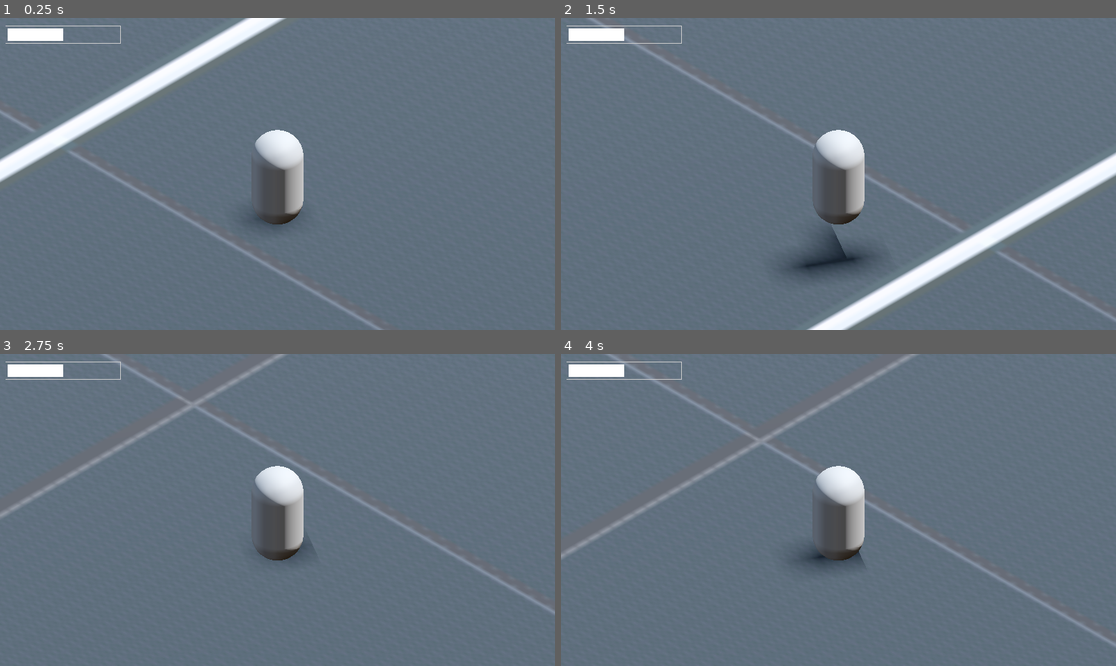
Above: before the commit, frames 1-4 (two rows, left to right).
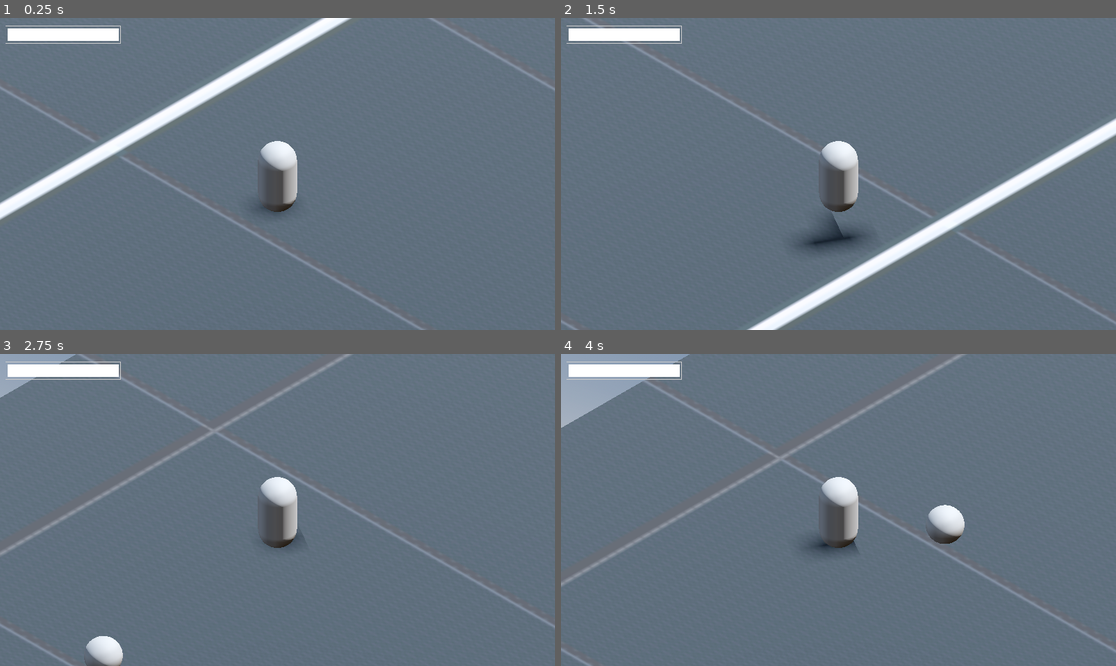
Above: after the commit, the same moments.

Repository: yashGhela/blame
Game: Godot game, scene res://levels/lab.tscn
Same seed, same stepped clock (60 frames per second), same inputs: the game is played once before the commit and once after it. The project has no main scene, so this scene is started directly.
Inputs (mouse positions are in pixels of both pictures, inside the frame that each line leads up to):
- Up to frame 1 (0.25 s): no input
- Up to frame 2 (1.5 s): tap Enter at 0.5 s; move the mouse to (810, 236) at 0.52 s; hold E (interact, bound only after the commit) 0.53-1.28 s; hold W (forward) from 0.53 s (still down); tap Space (jump) at 0.77 s; move the mouse to (1005, 220) at 1.27 s; right-click (1005, 220) at 1.35 s
- Up to frame 3 (2.75 s): tap Space (jump) at 1.52 s; tap E (interact, bound only after the commit) at 1.55 s; move the mouse to (111, 463) at 2.02 s; release W (forward) at 2.03 s; hold A (left) from 2.03 s (still down); hold E (interact, bound only after the commit) from 2.03 s (still down)
- Up to frame 4 (4 s): move the mouse to (866, 510) at 2.77 s; release E (interact, bound only after the commit) at 2.78 s; tap E (interact, bound only after the commit) at 2.85 s; tap Space (jump) at 3.02, 3.77 s; move the mouse to (755, 432) at 3.52 s; release A (left) at 3.53 s; hold S (back) from 3.53 s (still down); hold E (interact, bound only after the commit) from 3.53 s (still down); right-click (755, 432) at 3.6 s

The runs differ from the first frame. In frame 1, 9.8% of the frame differs, in the area x 0-100%, y 0-100%; in frame 2, 11%; in frame 3, 5.5%; in frame 4, 7.6%.

Commit message:
I HATE MY OWN CODE

Diff:
--- a/gameplay-elements/dialog_area.tscn
+++ b/gameplay-elements/dialog_area.tscn
@@ -3,10 +3,40 @@
 [ext_resource type="Script" uid="uid://crwfept7jje14" path="res://scripts/dialogarea.gd" id="1_80puj"]
 
 [sub_resource type="SphereShape3D" id="SphereShape3D_n3ir1"]
-radius = 0.9228047
+radius = 1.0
 
 [node name="DialogArea" type="Area3D" unique_id=1050050756]
 script = ExtResource("1_80puj")
 
+[node name="CanvasLayer" type="CanvasLayer" parent="." unique_id=2100995481]
+
+[node name="bg" type="ColorRect" parent="CanvasLayer" unique_id=1911106533]
+offset_left = 181.0
+offset_top = 479.0
+offset_right = 920.0
+offset_bottom = 634.0
+mouse_filter = 2
+
+[node name="speaker" type="Label" parent="CanvasLayer/bg" unique_id=575700865]
+layout_mode = 0
+offset_left = 15.0
+offset_top = 11.0
+offset_right = 78.0
+offset_bottom = 34.0
+theme_override_colors/font_color = Color(0, 0, 0, 1)
+text = "Speaker"
+
+[node name="chat" type="Label" parent="CanvasLayer/bg" unique_id=2047770479]
+layout_mode = 0
+offset_left = 17.0
+offset_top = 45.0
+offset_right = 713.0
+offset_bottom = 131.0
+theme_override_colors/font_color = Color(0, 0, 0, 1)
+text = "Chat text goes here"
+
 [node name="CollisionShape3D" type="CollisionShape3D" parent="." unique_id=207862674]
 shape = SubResource("SphereShape3D_n3ir1")
+
+[connection signal="area_entered" from="." to="." method="_on_area_entered"]
+[connection signal="area_exited" from="." to="." method="_on_area_exited"]
--- a/gameplay-elements/player.tscn
+++ b/gameplay-elements/player.tscn
@@ -25,7 +25,7 @@
 [sub_resource type="SphereShape3D" id="SphereShape3D_7xu6t"]
 radius = 1.9401652
 
-[node name="Player" type="CharacterBody3D" unique_id=1172021385]
+[node name="Player" type="CharacterBody3D" unique_id=1172021385 groups=["Player"]]
 script = ExtResource("1_7xu6t")
 
 [node name="body" type="MeshInstance3D" parent="." unique_id=1924451069]
@@ -40,7 +40,7 @@
 [node name="Camera3D" type="Camera3D" parent="CameraPivot" unique_id=1915076007]
 transform = Transform3D(0.70710677, -0.4055798, 0.579228, 0, 0.81915206, 0.57357645, -0.70710677, -0.4055798, 0.579228, 8, 8, 8)
 projection = 1
-size = 6.0
+size = 8.0
 
 [node name="CanvasLayer" type="CanvasLayer" parent="." unique_id=1869511890]
 
@@ -54,7 +54,7 @@
 value = 50.0
 show_percentage = false
 
-[node name="InteractionZone" type="Area3D" parent="." unique_id=1056080400]
+[node name="InteractionZone" type="Area3D" parent="." unique_id=1056080400 groups=["Player"]]
 
 [node name="CollisionShape3D" type="CollisionShape3D" parent="InteractionZone" unique_id=2059397340]
 shape = SubResource("SphereShape3D_7xu6t")
--- /dev/null
+++ b/json/test.json
@@ -0,0 +1,6 @@
+{
+	"T1":[
+		{"speaker":"Alan",
+		"chat":"You gotta get me outta here man"}
+	],
+}
--- a/levels/lab.tscn
+++ b/levels/lab.tscn
@@ -2,6 +2,7 @@
 
 [ext_resource type="Texture2D" uid="uid://b7emtawiuyv63" path="res://addons/proto-csgs/textures/dark/texture_03.png" id="1_s7fyc"]
 [ext_resource type="PackedScene" uid="uid://bna6v4o3ed0gr" path="res://gameplay-elements/player.tscn" id="2_kk6di"]
+[ext_resource type="PackedScene" uid="uid://6k3dmrgn7nen" path="res://gameplay-elements/dialog_area.tscn" id="3_f2qrd"]
 
 [sub_resource type="ProceduralSkyMaterial" id="ProceduralSkyMaterial_h8r6w"]
 sky_horizon_color = Color(0.66224277, 0.6717428, 0.6867428, 1)
@@ -25,6 +26,8 @@
 [sub_resource type="ConvexPolygonShape3D" id="ConvexPolygonShape3D_s7fyc"]
 points = PackedVector3Array(-20, -0.5, -20, -20, 0.5, -20, 20, -0.5, -20, -20, -0.5, 20, -20, 0.5, 20, 20, 0.5, -20, 20, -0.5, 20, 20, 0.5, 20)
 
+[sub_resource type="SphereMesh" id="SphereMesh_kk6di"]
+
 [node name="lab" type="Node3D" unique_id=1874987844]
 
 [node name="DirectionalLight3D" type="DirectionalLight3D" parent="." unique_id=1507294475]
@@ -45,3 +48,12 @@
 
 [node name="Player" parent="." unique_id=1172021385 instance=ExtResource("2_kk6di")]
 transform = Transform3D(1, 0, 0, 0, 1, 0, 0, 0, 1, 4.910486, 1.4999981, -1.276288)
+
+[node name="MeshInstance3D2" type="MeshInstance3D" parent="." unique_id=1760894691]
+transform = Transform3D(1, 0, 0, 0, 1, 0, 0, 0, 1, -9.040857, 1.4354663, 0)
+mesh = SubResource("SphereMesh_kk6di")
+
+[node name="DialogArea" parent="MeshInstance3D2" unique_id=1050050756 instance=ExtResource("3_f2qrd")]
+scene_text_file = "res://json/test.json"
+dialog_key = "T1"
+speaker_key = "Alan"
--- a/project.godot
+++ b/project.godot
@@ -17,6 +17,10 @@
 [autoload]
 
 Signalbus="*uid://b04r1bla6mie4"
+
+[global_group]
+
+Player=""
 
 [input]
 
@@ -50,6 +54,11 @@
 "events": [Object(InputEventMouseButton,"resource_local_to_scene":false,"resource_name":"","device":-1,"window_id":0,"a …(253 unchanged characters)…
 ]
 }
+interact={
+"deadzone": 0.2,
+"events": [Object(InputEventKey,"resource_local_to_scene":false,"resource_name":"","device":-1,"window_id":0,"alt_pressed":false,"shift_pressed":false,"ctrl_pressed":false,"meta_pressed":false,"pressed":false,"keycode":0,"physical_keycode":69,"key_label":0,"unicode":101,"location":0,"echo":false,"script":null)
+]
+}
 
 [physics]
 
--- a/scripts/dialogarea.gd
+++ b/scripts/dialogarea.gd
@@ -1,78 +1,84 @@
-extends CanvasLayer
+extends Area3D
 
-@export_file("*json") var scene_text_file: String
+@export_file("*.json") var scene_text_file: String
+@export var dialog_key := ""
+@export var speaker_key:=""
 
 var scene_text: Dictionary = {}
 var selected_text: Array = []
-@onready var textspopup: CanvasLayer = $"."
-@onready var textmsgportal: ColorRect = $textmsgportal
-@onready var scroll_container: ScrollContainer = $textmsgportal/MarginContainer/ScrollContainer
-var in_progress: bool = false
+var in_progress := false
+var active_area := false
 
-@onready var message_container: VBoxContainer = $textmsgportal/MarginContainer/ScrollContainer/message_container
-var pending_transition: String = ""
-#we are testing changes here
+@onready var background = $CanvasLayer/bg
+@onready var speaker = $CanvasLayer/bg/speaker
+@onready var chat = $CanvasLayer/bg/chat
+
 func _ready():
-	textmsgportal.visible=false
-	scene_text= load_scene_text()
-	Signalbus.connect("display_chat",Callable(self, "on_display_chats"))
+	background.visible = false
+	scene_text = load_scene_text()
+
+func _input(event):
+	if active_area and event.is_action_pressed("interact"):
+		if in_progress:
+			next_line()
+		else:
+			start_dialog(dialog_key)
+
+func load_scene_text() -> Dictionary:
+	if FileAccess.file_exists(scene_text_file):
+		var file = FileAccess.open(scene_text_file, FileAccess.READ)
+		var json = JSON.new()
+		json.parse(file.get_as_text())
+		return json.get_data()
+	return {}
+
+func start_dialog(text_key: String):
+	if !scene_text.has(text_key):
+		push_warning("Dialog key '%s' not found." % text_key)
+		return
+
+	background.visible = true
+	in_progress = true
+	var dialogue = scene_text[text_key]
+
+	# Only keep dialogue from the selected speaker
+	selected_text.clear()
+
+	for line in dialogue:
+		if line.has("Speaker") and line["Speaker"] == speaker_key:
+			selected_text.append(line)
+
+	# If there are no lines for this speaker
+	if selected_text.is_empty():
+		push_warning("No dialogue found for speaker '%s'." % speaker_key)
+		finish()
+		return
+
+	show_text()
 
 
-func load_scene_text():
-	if FileAccess.file_exists(scene_text_file):
-		var file = FileAccess.open(scene_text_file, FileAccess.READ)
-		var test_json_conv = JSON.new()
-		test_json_conv.parse(file.get_as_text())
-		return test_json_conv.get_data()
-
 func show_text():
-	var current_text = selected_text.pop_front()
-
-
-
+	var text = selected_text.pop_front()
+	chat.text= text.chat
+	speaker.text = text.speaker
 
 func next_line():
 	if selected_text.size() > 0:
 		show_text()
-		scroll_container.get_v_scroll_bar().value = scroll_container.get_v_scroll_bar().max_value
-
-
 	else:
 		finish()
 
 func finish():
-	Signalbus.emit_signal("talkingover")
-	for child in message_container.get_children():
-		child.queue_free()
-
-	textmsgportal.visible = false
+	chat.text= ""
+	speaker.text = ""
+	background.visible = false
 	in_progress = false
 
-	if pending_transition:
-			match pending_transition:
-				"level_1":
-					get_tree().change_scene_to_file("res://levels/level_1.tscn")
-				"main_menu":
-					get_tree().change_scene_to_file("res://levels/main_menu.tscn")
+func _on_area_entered(area: Area3D):
+	if area.is_in_group("Player"):
+		active_area = true
 
-
-
-
-
-
-
-func on_display_chats(text_key):
-	if in_progress:
-		next_line()
-	else:
-		print("This is the text key: ", text_key)
-
-		for child in message_container.get_children():
-			child.queue_free()
-
-
-
-		textmsgportal.visible = true
-		in_progress = true
-		selected_text = scene_text[text_key].duplicate()
-		show_text()
+func _on_area_exited(area: Area3D):
+	if area.is_in_group("Player"):
+		active_area = false
+		finish()
--- a/scripts/player.gd
+++ b/scripts/player.gd
@@ -5,6 +5,7 @@
 const JUMP_VELOCITY = 4.5
 
 var is_attacking:=false
+@onready var health_bar: ProgressBar = $"CanvasLayer/health bar"
 
 var hitcount=1
 @onready var body: MeshInstance3D = $body
@@ -18,9 +19,9 @@
 
 var health = 100
 
-#func _process(delta: float) -> void:
-	#health_bar.value=health
-	#cooldownbar.value=1-(floor_slam_cooldown/FLOOR_SLAM_COOLDOWN_TIME)
+func _process(delta: float) -> void:
+	health_bar.value=health
+
 
 func _physics_process(delta: float) -> void:
 
Not shown, added: json/test.json3633033464.tmp
